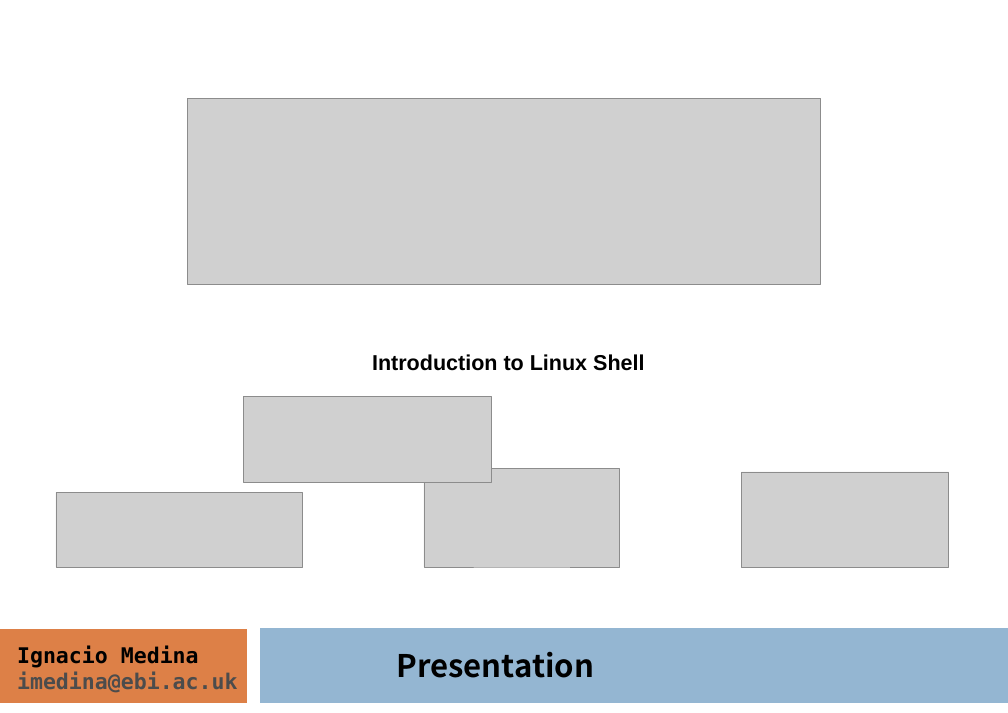
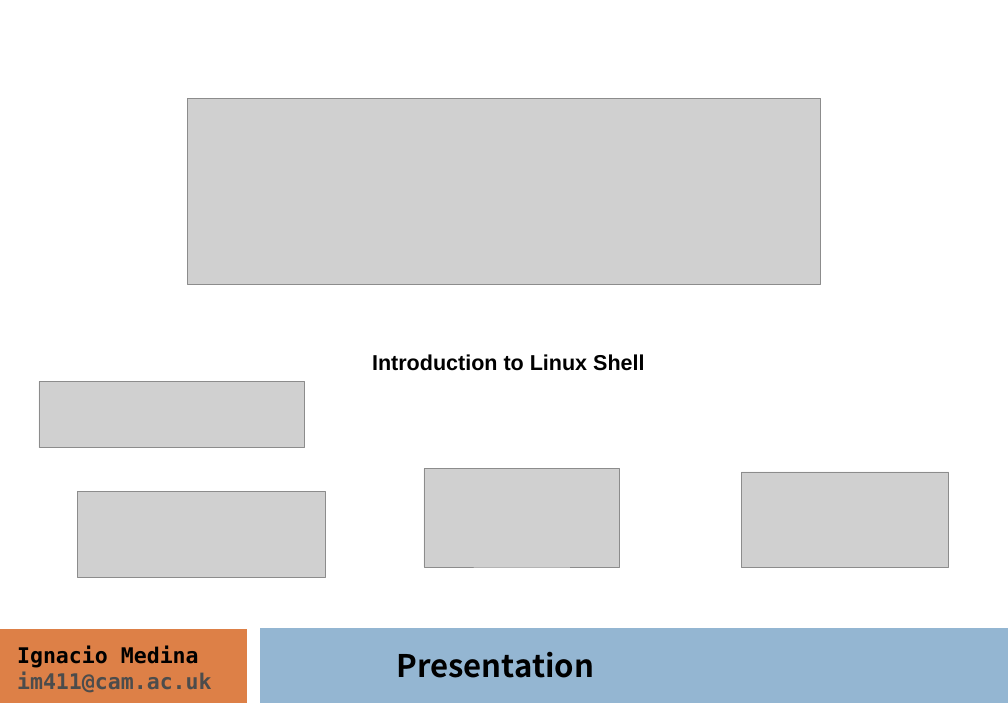
Before and after one commit to ngs-course/ngs-course.github.io, a slide deck: slide 1 of Course_Materials/intro-linux/intro_Linux_mda15.odp. Drawn at 1008x713 pixels with LibreOffice and Linux fonts; fonts in the diff are those of the drawing; grey boxes stand for pictures. Boxes give left, top, right and bottom in pixels: in the first picture for what was removed or moved away, otherwise in the second. Text is boxed around its words. In the diff, an @@ line names an element or a change of style, - is before the commit and + after.

```diff
--- a/Course_Materials/intro-linux/intro_Linux_mda15.odp
+++ b/Course_Materials/intro-linux/intro_Linux_mda15.odp
@@ picture: place and size @@
-picture at <box>244,397,491,482</box>
+picture at <box>39,382,304,448</box>
@@ picture: place and size @@
-picture at <box>56,492,303,567</box>
+picture at <box>78,491,325,577</box>
@@ text at <box>17,672,212,693</box>: text changed @@
-imedina@ebi.ac.uk
+im411@cam.ac.uk
```
Also in this commit, not shown: 7 other slides changed, 1 other file.
